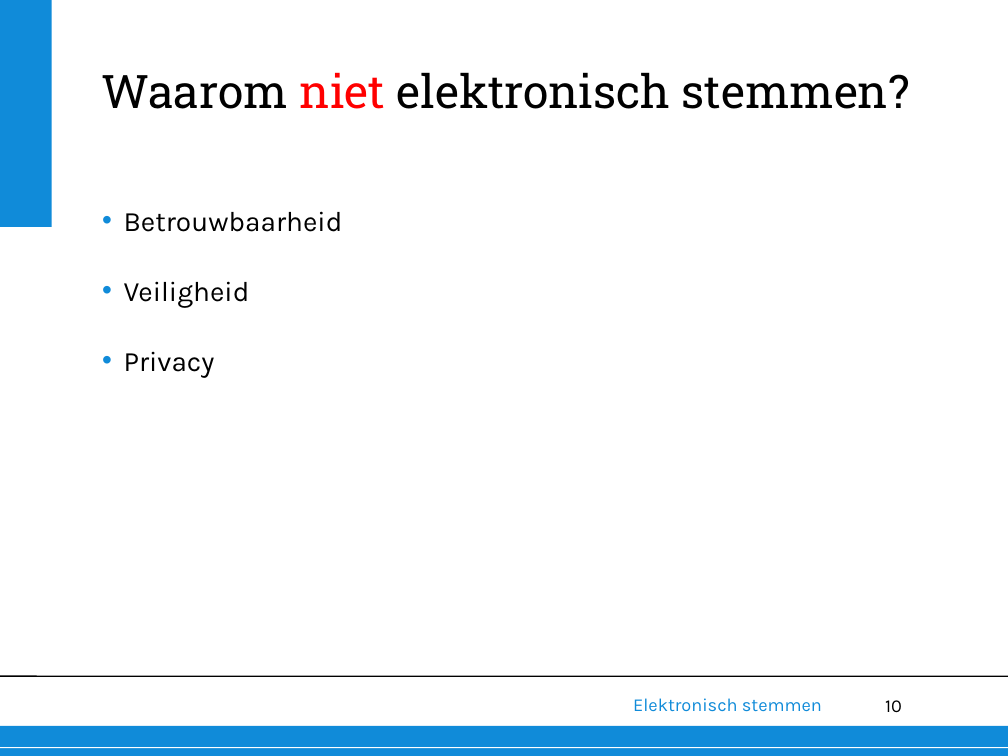
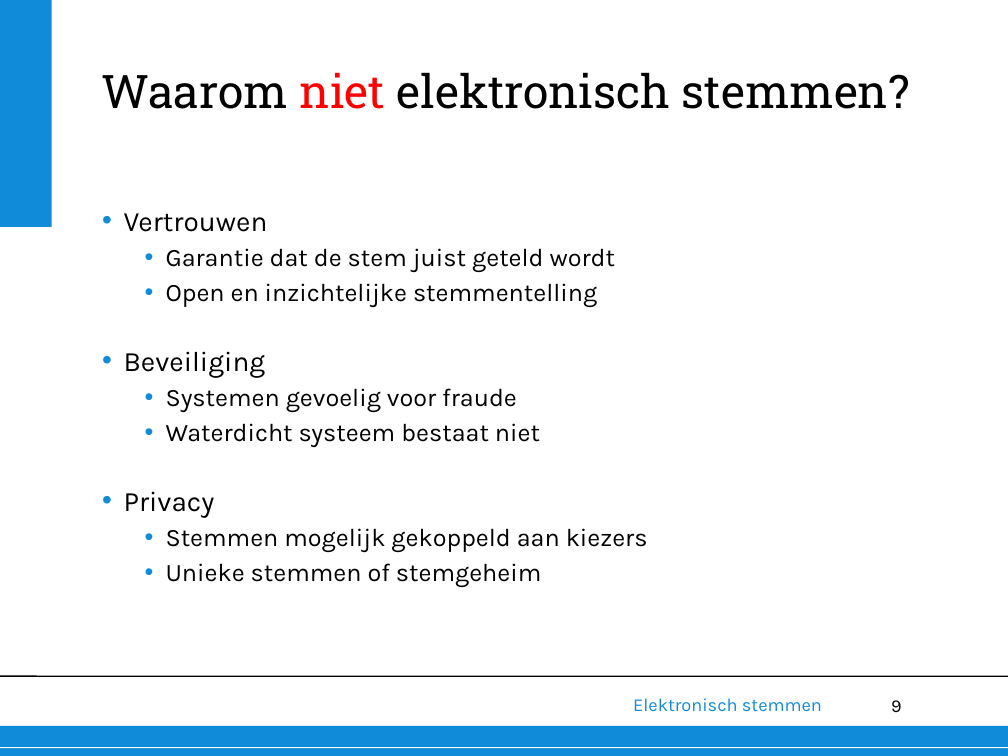
Before and after one commit to deazurain/ethiek, a slide deck: slide 9 of presentatie/presentatie.pptx (slide 10 before the commit). Drawn at 1008x756 pixels with LibreOffice and Linux fonts; fonts in the diff are those of the drawing; background and template pictures are left out. Boxes give left, top, right and bottom in pixels: in the first picture for what was removed or moved away, otherwise in the second. Text is boxed around its words. In the diff, an @@ line names an element or a change of style, - is before the commit and + after.

```diff
--- a/presentatie/presentatie.pptx
+++ b/presentatie/presentatie.pptx
@@ text at (124,213,615,447): text changed; size 20 to 18 pt @@
-• Betrouwbaarheid
-• Veiligheid
+• Vertrouwen
+  • Garantie dat de stem juist geteld wordt
+  • Open en inzichtelijke stemmentelling
+• Beveiliging
+  • Systemen gevoelig voor fraude
+  • Waterdicht systeem bestaat niet
@@ text at (166,528,648,588): paragraphs added @@
+  • Stemmen mogelijk gekoppeld aan kiezers
+  • Unieke stemmen of stemgeheim
@@ page number at (891,700,902,712): text changed @@
-10
+9
```
Also in this commit, not shown: 6 other slides changed.
